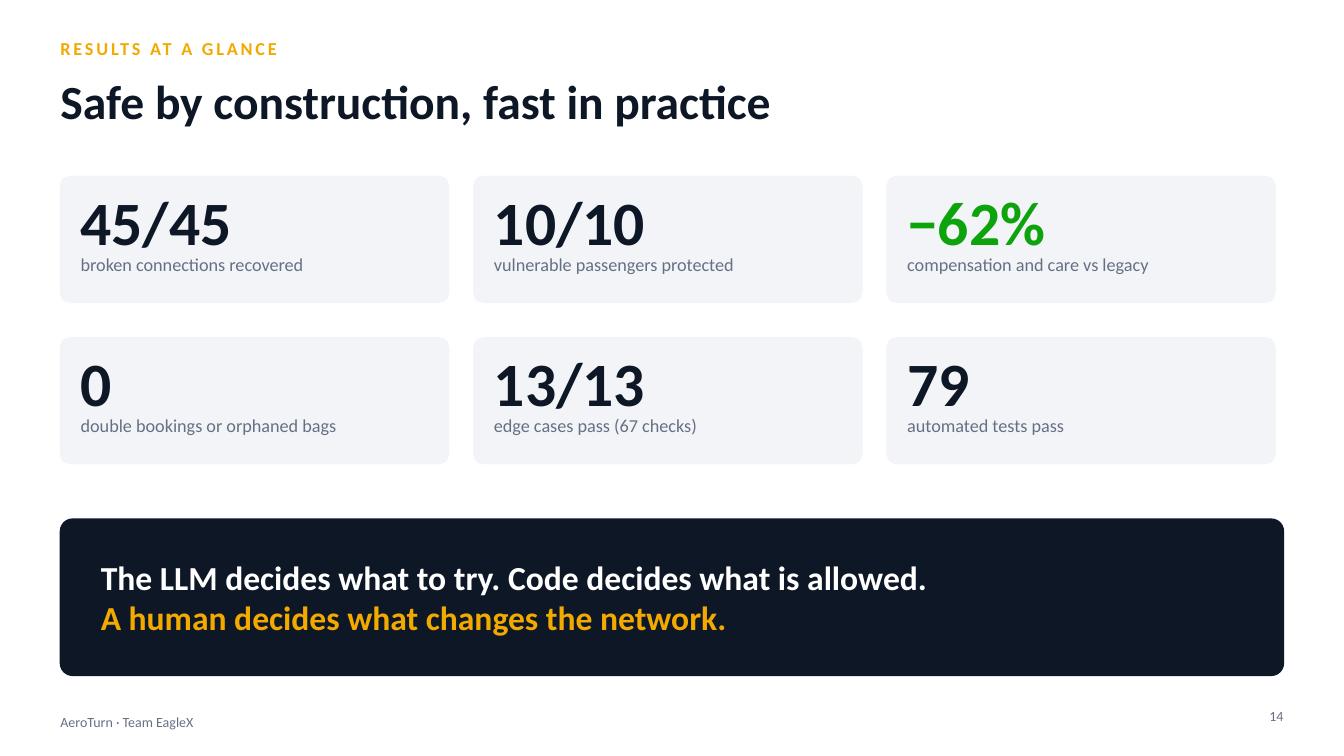
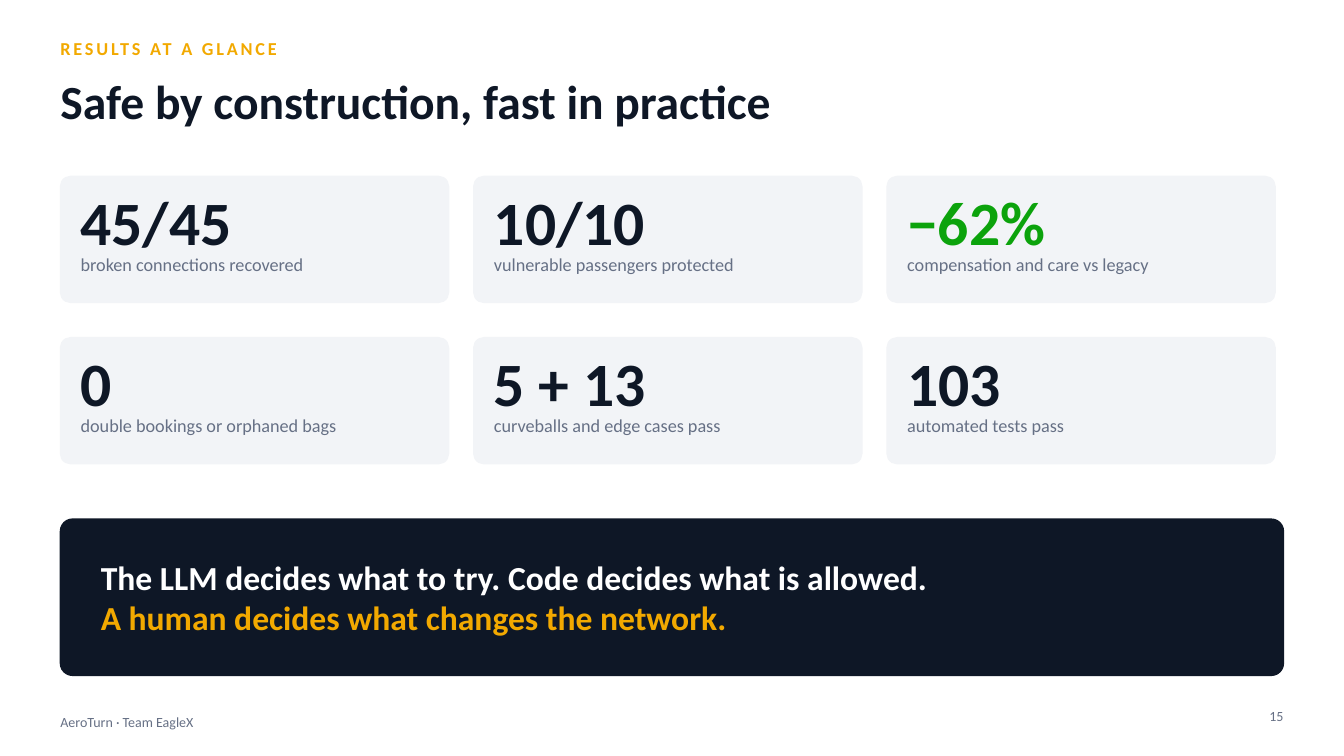
Before and after one commit to RithikhC/EagleX, a slide deck: slide 15 of docs/AeroTurn_Deck.pptx (slide 14 before the commit). Drawn at 1344x756 pixels with LibreOffice and Linux fonts; fonts in the diff are those of the drawing. Boxes give left, top, right and bottom in pixels: in the first picture for what was removed or moved away, otherwise in the second. Text is boxed around its words. In the diff, an @@ line names an element or a change of style, - is before the commit and + after.

```diff
--- a/docs/AeroTurn_Deck.pptx
+++ b/docs/AeroTurn_Deck.pptx
@@ text at (494,365,646,421): text changed @@
-13/13
+5 + 13
@@ text at (907,365,1000,421): text changed @@
-79
+103
@@ text at (494,419,720,435): text changed @@
-edge cases pass (67 checks)
+curveballs and edge cases pass
@@ page number at (1269,712,1283,721): text changed @@
-14
+15
```
Also in this commit, not shown: 3 other slides changed, 1 slide added, 46 other files.
